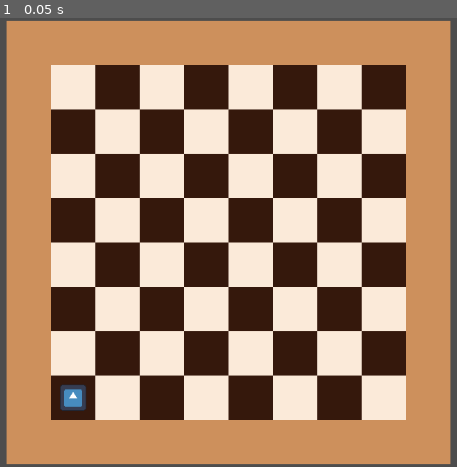
Above: before the commit, frame 1.
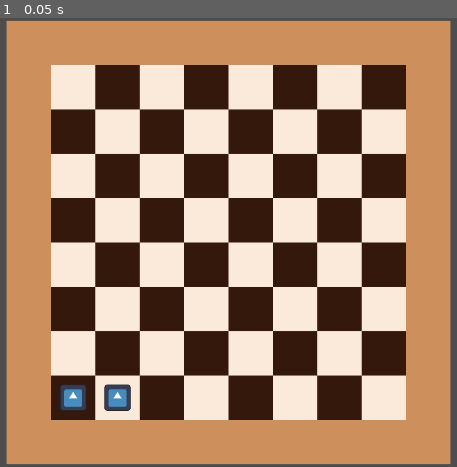
Above: after the commit, the same moment.

Repository: LStace/Chess-Godot-4
Game: Godot game, scene res://Scenes/Main.tscn
Same seed, same stepped clock (60 frames per second), same inputs: the game is played once before the commit and once after it. Before the commit the project has no main scene; this scene is started directly in both runs. The engine's default icon, where the game draws it, is replaced by a stand-in: a white triangle on a blue panel in a dark square.
Inputs:
- Up to frame 1 (0.05 s): no input

The runs differ from the first frame. In frame 1, 0.3% of the frame differs, in the area x 22-29%, y 81-88%.

Commit message:
Chess pieces can move between tiles
Added temporary chess pieces.

Added Area2D & Collision shapes to tiles.

Pieces can move to different tiles not currently occupied by another piece. Currently, they are otherwise unrestricted

Diff:
--- /dev/null
+++ b/Scenes/Chess_Piece.tscn
@@ -0,0 +1,20 @@
+[gd_scene load_steps=4 format=3 uid="uid://dylx6laro7dpl"]
+
+[ext_resource type="Texture2D" uid="uid://crgkmli8ab7gb" path="res://icon.svg" id="1_rudg1"]
+[ext_resource type="Script" path="res://Scripts/Chess_Piece.gd" id="2_f2f47"]
+
+[sub_resource type="RectangleShape2D" id="RectangleShape2D_77mwc"]
+size = Vector2(32, 32)
+
+[node name="ChessPiece" type="CharacterBody2D" groups=["Pieces"]]
+input_pickable = true
+script = ExtResource("2_f2f47")
+pieceSprite = ExtResource("1_rudg1")
+metadata/_edit_group_ = true
+
+[node name="Sprite" type="Sprite2D" parent="."]
+scale = Vector2(0.296875, 0.296875)
+texture = ExtResource("1_rudg1")
+
+[node name="CollisionShape2D" type="CollisionShape2D" parent="."]
+shape = SubResource("RectangleShape2D_77mwc")
--- a/Scenes/Main.tscn
+++ b/Scenes/Main.tscn
@@ -1,7 +1,9 @@
-[gd_scene load_steps=3 format=3 uid="uid://dqhu2betqv5v8"]
+[gd_scene load_steps=5 format=3 uid="uid://dqhu2betqv5v8"]
 
 [ext_resource type="TileSet" uid="uid://dltu24ovhf1uq" path="res://TileSets/Board.tres" id="1_y431g"]
-[ext_resource type="Texture2D" uid="uid://crgkmli8ab7gb" path="res://icon.svg" id="2_lx23g"]
+[ext_resource type="PackedScene" uid="uid://dylx6laro7dpl" path="res://Scenes/Chess_Piece.tscn" id="2_fbc2b"]
+[ext_resource type="Script" path="res://Scripts/Board.gd" id="2_uqt35"]
+[ext_resource type="PackedScene" uid="uid://3ad0wy0o4jbe" path="res://Scenes/Tile.tscn" id="3_7m483"]
 
 [node name="Main" type="Node2D"]
 
@@ -9,10 +11,210 @@
 tile_set = ExtResource("1_y431g")
 format = 2
 layer_0/tile_data = PackedInt32Array(-65536, 2, 0, 65535, 2, 0, 0, 65538, 0, -1, 65538, 0, -65535, 65538, 0, -65533, 65 …(1605 unchanged characters)…
+script = ExtResource("2_uqt35")
+
+[node name="Tiles" type="Node2D" parent="Board"]
+
+[node name="A8" parent="Board/Tiles" instance=ExtResource("3_7m483")]
+position = Vector2(-224, -224)
+
+[node name="B8" parent="Board/Tiles" instance=ExtResource("3_7m483")]
+position = Vector2(-160, -224)
+
+[node name="C8" parent="Board/Tiles" instance=ExtResource("3_7m483")]
+position = Vector2(-96, -224)
+
+[node name="D8" parent="Board/Tiles" instance=ExtResource("3_7m483")]
+position = Vector2(-32, -224)
+
+[node name="E8" parent="Board/Tiles" instance=ExtResource("3_7m483")]
+position = Vector2(32, -224)
+
+[node name="F8" parent="Board/Tiles" instance=ExtResource("3_7m483")]
+position = Vector2(96, -224)
+
+[node name="G8" parent="Board/Tiles" instance=ExtResource("3_7m483")]
+position = Vector2(160, -224)
+
+[node name="H8" parent="Board/Tiles" instance=ExtResource("3_7m483")]
+position = Vector2(224, -224)
+
+[node name="A6" parent="Board/Tiles" instance=ExtResource("3_7m483")]
+position = Vector2(-224, -96)
+
+[node name="B6" parent="Board/Tiles" instance=ExtResource("3_7m483")]
+position = Vector2(-160, -96)
+
+[node name="C6" parent="Board/Tiles" instance=ExtResource("3_7m483")]
+position = Vector2(-96, -96)
+
+[node name="D6" parent="Board/Tiles" instance=ExtResource("3_7m483")]
+position = Vector2(-32, -96)
+
+[node name="E6" parent="Board/Tiles" instance=ExtResource("3_7m483")]
+position = Vector2(32, -96)
+
+[node name="F6" parent="Board/Tiles" instance=ExtResource("3_7m483")]
+position = Vector2(96, -96)
+
+[node name="G6" parent="Board/Tiles" instance=ExtResource("3_7m483")]
+position = Vector2(160, -96)
+
+[node name="H6" parent="Board/Tiles" instance=ExtResource("3_7m483")]
+position = Vector2(224, -96)
+
+[node name="A4" parent="Board/Tiles" instance=ExtResource("3_7m483")]
+position = Vector2(-224, 32)
+
+[node name="B4" parent="Board/Tiles" instance=ExtResource("3_7m483")]
+position = Vector2(-160, 32)
+
+[node name="C4" parent="Board/Tiles" instance=ExtResource("3_7m483")]
+position = Vector2(-96, 32)
+
+[node name="D4" parent="Board/Tiles" instance=ExtResource("3_7m483")]
+position = Vector2(-32, 32)
+
+[node name="E4" parent="Board/Tiles" instance=ExtResource("3_7m483")]
+position = Vector2(32, 32)
+
+[node name="F4" parent="Board/Tiles" instance=ExtResource("3_7m483")]
+position = Vector2(96, 32)
+
+[node name="G4" parent="Board/Tiles" instance=ExtResource("3_7m483")]
+position = Vector2(160, 32)
+
+[node name="H4" parent="Board/Tiles" instance=ExtResource("3_7m483")]
+position = Vector2(224, 32)
+
+[node name="A2" parent="Board/Tiles" instance=ExtResource("3_7m483")]
+position = Vector2(-224, 160)
+
+[node name="B2" parent="Board/Tiles" instance=ExtResource("3_7m483")]
+position = Vector2(-160, 160)
+
+[node name="C2" parent="Board/Tiles" instance=ExtResource("3_7m483")]
+position = Vector2(-96, 160)
+
+[node name="D2" parent="Board/Tiles" instance=ExtResource("3_7m483")]
+position = Vector2(-32, 160)
+
+[node name="E2" parent="Board/Tiles" instance=ExtResource("3_7m483")]
+position = Vector2(32, 160)
+
+[node name="F2" parent="Board/Tiles" instance=ExtResource("3_7m483")]
+position = Vector2(96, 160)
+
+[node name="G2" parent="Board/Tiles" instance=ExtResource("3_7m483")]
+position = Vector2(160, 160)
+
+[node name="H2" parent="Board/Tiles" instance=ExtResource("3_7m483")]
+position = Vector2(224, 160)
+
+[node name="A1" parent="Board/Tiles" instance=ExtResource("3_7m483")]
+position = Vector2(-224, 224)
+
+[node name="B1" parent="Board/Tiles" instance=ExtResource("3_7m483")]
+position = Vector2(-160, 224)
+
+[node name="C1" parent="Board/Tiles" instance=ExtResource("3_7m483")]
+position = Vector2(-96, 224)
+
+[node name="D1" parent="Board/Tiles" instance=ExtResource("3_7m483")]
+position = Vector2(-32, 224)
+
+[node name="E1" parent="Board/Tiles" instance=ExtResource("3_7m483")]
+position = Vector2(32, 224)
+
+[node name="F1" parent="Board/Tiles" instance=ExtResource("3_7m483")]
+position = Vector2(96, 224)
+
+[node name="H1" parent="Board/Tiles" instance=ExtResource("3_7m483")]
+position = Vector2(224, 224)
+
+[node name="G1" parent="Board/Tiles" instance=ExtResource("3_7m483")]
+position = Vector2(160, 224)
+
+[node name="A3" parent="Board/Tiles" instance=ExtResource("3_7m483")]
+position = Vector2(-224, 96)
+
+[node name="B3" parent="Board/Tiles" instance=ExtResource("3_7m483")]
+position = Vector2(-160, 96)
+
+[node name="C3" parent="Board/Tiles" instance=ExtResource("3_7m483")]
+position = Vector2(-96, 96)
+
+[node name="D3" parent="Board/Tiles" instance=ExtResource("3_7m483")]
+position = Vector2(-32, 96)
+
+[node name="E3" parent="Board/Tiles" instance=ExtResource("3_7m483")]
+position = Vector2(32, 96)
+
+[node name="F3" parent="Board/Tiles" instance=ExtResource("3_7m483")]
+position = Vector2(96, 96)
+
+[node name="G3" parent="Board/Tiles" instance=ExtResource("3_7m483")]
+position = Vector2(160, 96)
+
+[node name="H3" parent="Board/Tiles" instance=ExtResource("3_7m483")]
+position = Vector2(224, 96)
+
+[node name="A5" parent="Board/Tiles" instance=ExtResource("3_7m483")]
+position = Vector2(-224, -32)
+
+[node name="B5" parent="Board/Tiles" instance=ExtResource("3_7m483")]
+position = Vector2(-160, -32)
+
+[node name="C5" parent="Board/Tiles" instance=ExtResource("3_7m483")]
+position = Vector2(-96, -32)
+
+[node name="D5" parent="Board/Tiles" instance=ExtResource("3_7m483")]
+position = Vector2(-32, -32)
+
+[node name="E5" parent="Board/Tiles" instance=ExtResource("3_7m483")]
+position = Vector2(32, -32)
+
+[node name="F5" parent="Board/Tiles" instance=ExtResource("3_7m483")]
+position = Vector2(96, -32)
+
+[node name="H5" parent="Board/Tiles" instance=ExtResource("3_7m483")]
+position = Vector2(224, -32)
+
+[node name="G5" parent="Board/Tiles" instance=ExtResource("3_7m483")]
+position = Vector2(160, -32)
+
+[node name="A7" parent="Board/Tiles" instance=ExtResource("3_7m483")]
+position = Vector2(-224, -160)
+
+[node name="B7" parent="Board/Tiles" instance=ExtResource("3_7m483")]
+position = Vector2(-160, -160)
+
+[node name="C7" parent="Board/Tiles" instance=ExtResource("3_7m483")]
+position = Vector2(-96, -160)
+
+[node name="D7" parent="Board/Tiles" instance=ExtResource("3_7m483")]
+position = Vector2(-32, -160)
+
+[node name="E7" parent="Board/Tiles" instance=ExtResource("3_7m483")]
+position = Vector2(32, -160)
+
+[node name="F7" parent="Board/Tiles" instance=ExtResource("3_7m483")]
+position = Vector2(96, -160)
+
+[node name="H7" parent="Board/Tiles" instance=ExtResource("3_7m483")]
+position = Vector2(224, -160)
+
+[node name="G7" parent="Board/Tiles" instance=ExtResource("3_7m483")]
+position = Vector2(160, -160)
+
+[node name="Pieces" type="Node2D" parent="Board"]
+
+[node name="ChessPiece" parent="Board/Pieces" node_paths=PackedStringArray("startingTile") instance=ExtResource("2_fbc2b")]
+position = Vector2(-224, 224)
+startingTile = NodePath("../../Tiles/A1")
+
+[node name="ChessPiece2" parent="Board/Pieces" node_paths=PackedStringArray("startingTile") instance=ExtResource("2_fbc2b")]
+position = Vector2(-160, 224)
+startingTile = NodePath("../../Tiles/B1")
 
 [node name="Camera2D" type="Camera2D" parent="."]
-
-[node name="ChessPiece" type="Sprite2D" parent="."]
-position = Vector2(-224, 224)
-scale = Vector2(0.296875, 0.296875)
-texture = ExtResource("2_lx23g")
--- /dev/null
+++ b/Scenes/Tile.tscn
@@ -0,0 +1,16 @@
+[gd_scene load_steps=3 format=3 uid="uid://3ad0wy0o4jbe"]
+
+[ext_resource type="Script" path="res://Scripts/Tile.gd" id="1_iv8gk"]
+
+[sub_resource type="RectangleShape2D" id="RectangleShape2D_q3dan"]
+size = Vector2(64, 64)
+
+[node name="Area2D" type="Area2D" groups=["Tiles"]]
+script = ExtResource("1_iv8gk")
+
+[node name="CollisionShape2D" type="CollisionShape2D" parent="."]
+shape = SubResource("RectangleShape2D_q3dan")
+
+[connection signal="body_entered" from="." to="." method="_on_body_entered"]
+[connection signal="body_exited" from="." to="." method="_on_body_exited"]
+[connection signal="input_event" from="." to="." method="_on_input_event"]
--- /dev/null
+++ b/Scripts/Board.gd
@@ -0,0 +1,64 @@
+extends TileMap
+
+#Data about the chess board setup
+@export var A1Centre : Vector2 = Vector2(-224, 224)
+@export var tileSize : int = 64
+
+#White starts first
+var whiteTurn : bool = true
+
+#Stores reference to piece player is currently moving
+var selectedPiece : CharacterBody2D
+
+#Stores whether a piece is being clicked on in that frame
+#prevents player from moving to occupied space.
+var pieceInClickedTile : bool = false
+
+
+# Called when the node enters the scene tree for the first time.
+func _ready():
+	pass # Replace with function body.
+
+
+# Called every frame. 'delta' is the elapsed time since the previous frame.
+func _process(delta):
+	pass
+
+
+func _input(event):
+	if event is InputEventMouseButton and event.pressed:
+		#Deselect selected piece if right mouse button is clicked
+		if event.button_index == MOUSE_BUTTON_RIGHT:
+			DeselectPiece()
+
+func _on_Tile_Clicked(tile, tilePiece):
+	if tilePiece != null:
+		if selectedPiece == null and whiteTurn == tilePiece.isWhite:
+			SelectPiece(tilePiece)
+		#add taking code later
+	elif tilePiece == null and selectedPiece != null:
+		movePiece(tile)
+
+#Signal connect from chess piece script
+#Deselects
+func _on_Chess_Piece_Deselect():
+	DeselectPiece()
+
+#Selects piece
+func SelectPiece(chessPiece):
+	selectedPiece = chessPiece
+	chessPiece.isSelected = true
+	print(chessPiece.name + " selected") #Debug
+
+#Deselects piece
+func DeselectPiece():
+	if selectedPiece != null:
+		selectedPiece.isSelected = false
+		print(selectedPiece.name + " Deselected") #Debug
+		selectedPiece = null
+
+#Sets piece's destination
+func movePiece(tile):
+	selectedPiece.isMoving = true
+	selectedPiece.targetTile = tile
+	print(selectedPiece.name + " move to ", tile) #debug
--- /dev/null
+++ b/Scripts/Chess_Piece.gd
@@ -0,0 +1,33 @@
+extends CharacterBody2D
+class_name ChessPiece
+
+@export var startingTile : Area2D
+@export var pieceType : String = "Template"
+@export var pieceSprite : Texture2D
+@export var isWhite : bool = true
+@export var isSelected : bool = false
+
+# Variables for moving the piece
+@onready var targetTile = startingTile
+var isMoving : bool = false
+
+@onready var chessBoard : TileMap = get_node("/root/Main/Board")
+
+#Signal to deselect piece
+signal Deselect(chessPiece)
+
+func _ready():
+	#Sets piece up
+	$Sprite.texture = pieceSprite
+	global_position = startingTile.global_position
+	Deselect.connect(chessBoard._on_Chess_Piece_Deselect)
+
+
+func _physics_process(delta):
+	#Moves piece to new tile
+	if isMoving == true:
+		if targetTile.global_position == global_position:
+			isMoving = false
+			emit_signal("Deselect")
+		else:
+			global_position = global_position.move_toward(targetTile.global_position, 1000 * delta)
--- /dev/null
+++ b/Scripts/Tile.gd
@@ -0,0 +1,34 @@
+extends Area2D
+
+var heldPiece : CharacterBody2D #Chess piece currently held by the tile.
+
+@onready var chessBoard : TileMap = get_node("/root/Main/Board")
+
+signal Tile_Clicked(tile, piece)
+
+# Called when the node enters the scene tree for the first time.
+func _ready():
+	#Connects signal to board
+	Tile_Clicked.connect(chessBoard._on_Tile_Clicked)
+
+
+#Gets which piece has moved through it and holds it if it is the target tile
+func _on_body_entered(body):
+	print(self.name + " entered") #debug
+	if heldPiece == null and body.is_in_group("Pieces") and body.targetTile == self:
+		heldPiece = body
+		print(self.name + " holds " + heldPiece.name) #debug
+
+#Gets which piece has exited it
+func _on_body_exited(body):
+	print(self.name + " exited") #debug
+	if heldPiece == body:
+		heldPiece = null
+		print(self.name + " is emptied") #debug
+
+
+func _on_input_event(viewport, event, shape_idx):
+	#Tells the board the tile has been clicked and passes on the information
+	if event is InputEventMouseButton and event.pressed and event.button_index == MOUSE_BUTTON_LEFT:
+		print(self.name + " clicked") #Debug
+		Tile_Clicked.emit(self, heldPiece)
--- a/project.godot
+++ b/project.godot
@@ -11,6 +11,7 @@
 [application]
 
 config/name="Chess-godot-4"
+run/main_scene="res://Scenes/Main.tscn"
 config/features=PackedStringArray("4.1", "Forward Plus")
 config/icon="res://icon.svg"
 
Binary file added: Sprites/Tiles/Brown Tile.png
Not shown, added: Sprites/Tiles/Brown Tile.png.import
Binary file added: Sprites/Tiles/Temp Tile.png
Not shown, added: Sprites/Tiles/Temp Tile.png.import
Binary file added: Sprites/Tiles/White Tile.png
Not shown, added: Sprites/Tiles/White Tile.png.import
